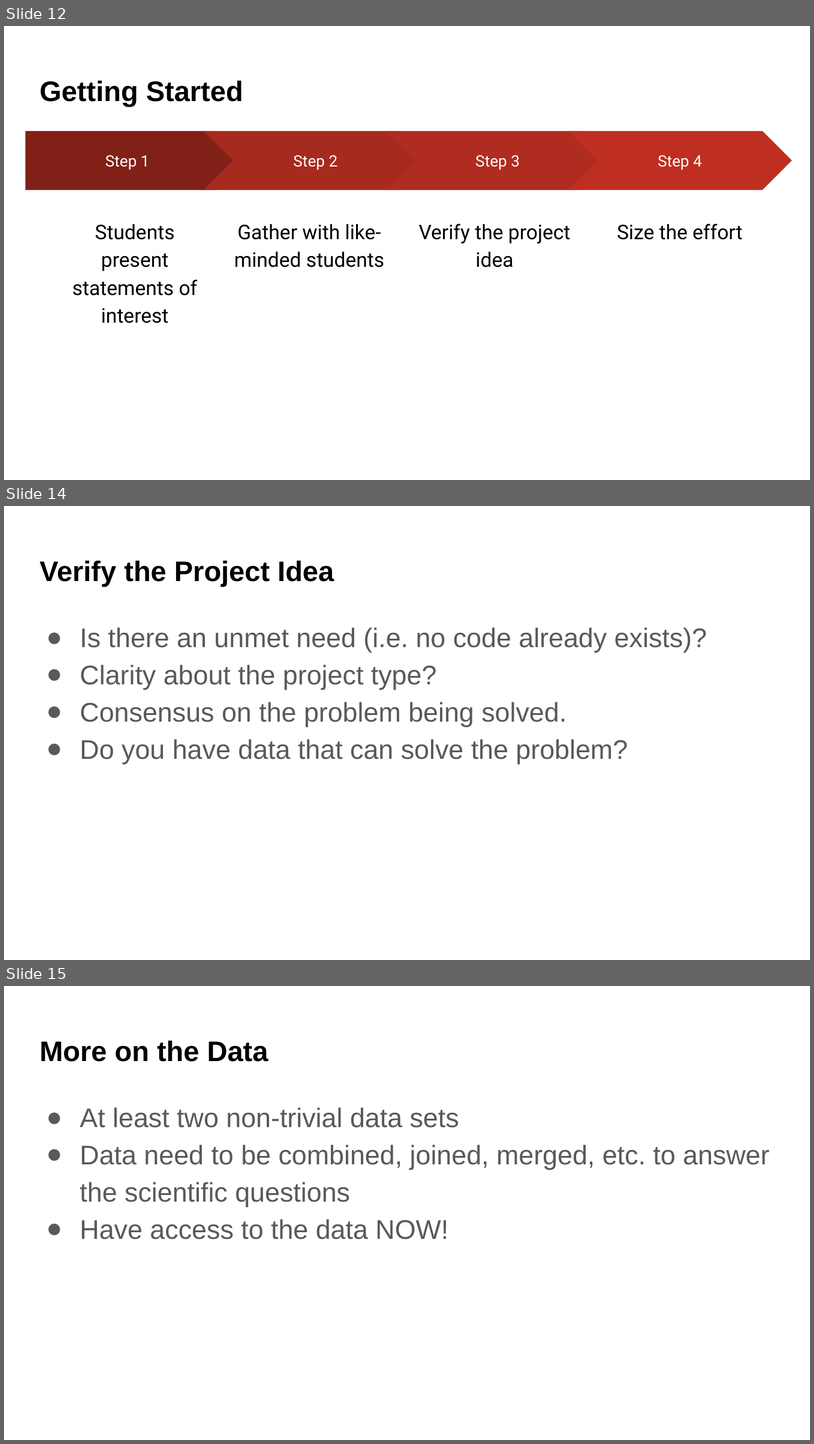
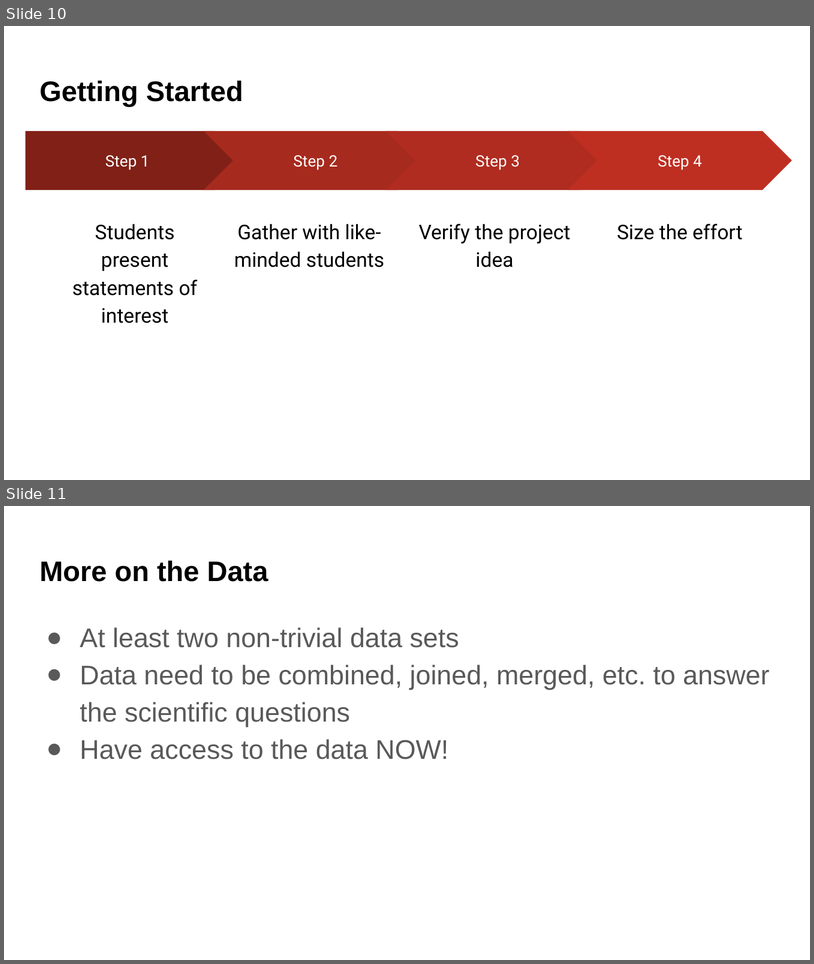
Before and after one commit to UWDATA515/lecture-materials, a slide deck: 01/DATA515_01_Introduction.pptx. Shown one above the other, each under a label of ours: slides 12, 14 and 15 before the commit, slides 10 and 11 after it; the slides between them are not shown. The pictures are 814x1444 and 814x964 pixels, drawn with LibreOffice and Linux fonts; fonts in the diff are those of the drawing; background and template pictures are left out. Boxes give left, top, right and bottom in pixels: in the first picture for what was removed or moved away, otherwise in the second. Text is boxed around its words. In the diff, an @@ line names an element or a change of style, - is before the commit and + after.

```diff
--- a/01/DATA515_01_Introduction.pptx
+++ b/01/DATA515_01_Introduction.pptx
@@ slide 14 removed at [4, 506, 810, 960], background picture (left out) @@
@@ title removed at [39, 561, 334, 586] @@
-Verify the Project Idea
@@ text removed at [80, 627, 707, 764] @@
-● Is there an unmet need (i.e. no code already exists)?
-● Clarity about the project type?
-● Consensus on the problem being solved.
-● Do you have data that can solve the problem?
@@ what was slide 12 is now slide 10 @@
@@ what was slide 15 is now slide 11 @@
```
Also in this commit, not shown: 5 slides changed, 1 slide added, 5 other slides removed, 2 other files.
